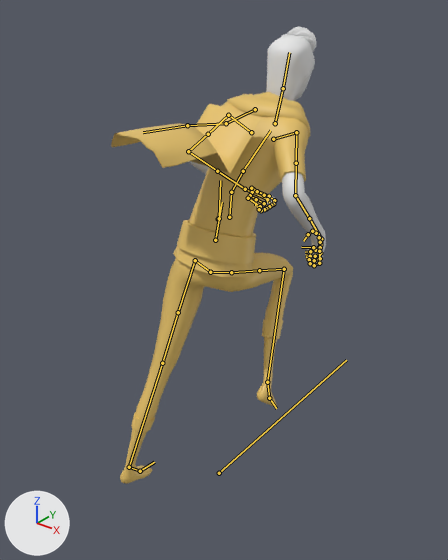
The FBX model 0_Final Exports/ThirdPersonModel + Animation/anim_PlayCh_Run.fbx: old version first, new version second.
The view is the same before and after, from a camera (50 mm lens) standing at (1.51, -1.85, 2.24) and looking at (-0.01, 0.04, 1.06). The lights are fixed; the arrows at lower left show +X, +Y and +Z. Both versions are drawn at frame 13 of the action 'Scene'; the numbers are the values there. The bones that bend it are drawn over the model as lines.

In view in the first picture: 'body.001'.
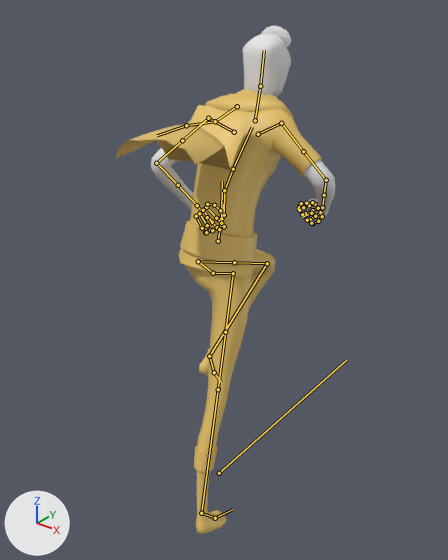
Changed parts and their boxes (x1, y1, x2, y2) in the pictures (448 x 560 px):
'body.001', posed (11% taller): before (111, 27, 326, 484); after (116, 26, 335, 535)
bone 'CTRL_Hips.001', root to tip: before (219, 218) to (220, 180); after (221, 219) to (222, 181)
bone 'DEF_Thigh.L.001', root to tip: before (195, 260) to (178, 312); after (198, 261) to (234, 262)
bone 'DEF_Shin.L.001', root to tip: before (162, 363) to (129, 467); after (267, 263) to (209, 356)
bone 'DEF_Foot.L.001', root to tip: before (129, 467) to (140, 471); after (209, 356) to (214, 372)
bone 'DEF_Toes.L.001', root to tip: before (140, 471) to (154, 462); after (214, 372) to (221, 382)
bone 'DEF_Thigh.R.001', root to tip: before (231, 272) to (259, 270); after (233, 273) to (225, 332)
bone 'DEF_Shin.R.001', root to tip: before (284, 269) to (267, 382); after (218, 389) to (201, 513)
bone 'DEF_Foot.R.001', root to tip: before (267, 382) to (269, 398); after (201, 513) to (215, 518)
bone 'DEF_Toes.R.001', root to tip: before (269, 398) to (276, 408); after (215, 518) to (232, 509)
bone 'DEF_Spine.002', root to tip: before (229, 217) to (231, 192); after (224, 215) to (224, 190)
bone 'DEF_Spine.004', root to tip: before (243, 171) to (270, 130); after (233, 169) to (252, 127)
bone 'DEF_Neck.001', root to tip: before (275, 123) to (283, 88); after (255, 120) to (260, 86)
bone 'DEF_Bicep.L.001', root to tip: before (228, 115) to (208, 134); after (208, 118) to (182, 140)
bone 'DEF_ForeArm.L.001', root to tip: before (188, 151) to (217, 171); after (156, 163) to (178, 185)
bone 'DEF_Hand.L.001', root to tip: before (245, 189) to (254, 193); after (197, 205) to (202, 212)
bone 'DEF_Index.L.003', root to tip: before (274, 200) to (273, 204); after (221, 223) to (224, 226)
bone 'DEF_Middle.L.002', root to tip: before (267, 199) to (271, 205); after (212, 222) to (217, 227)
bone 'DEF_Middle.L.003', root to tip: before (271, 205) to (269, 206); after (217, 227) to (219, 229)
bone 'DEF_Ring.L.003', root to tip: before (266, 208) to (264, 209); after (210, 230) to (212, 230)
bone 'DEF_Pinky.L.002', root to tip: before (260, 206) to (261, 210); after (202, 228) to (205, 232)
bone 'DEF_Thumb.L.001', root to tip: before (251, 188) to (257, 191); after (207, 204) to (214, 205)
bone 'DEF_Thumb.L.002', root to tip: before (257, 191) to (264, 195); after (214, 205) to (220, 210)
bone 'DEF_Bicep.R.001', root to tip: before (296, 132) to (296, 163); after (281, 123) to (303, 151)
bone 'DEF_ForeArm.R.001', root to tip: before (295, 195) to (309, 218); after (326, 180) to (324, 195)
bone 'DEF_Hand.R.001', root to tip: before (321, 239) to (321, 246); after (322, 207) to (319, 209)
bone 'DEF_Index.R.003', root to tip: before (315, 250) to (310, 251); after (303, 207) to (299, 210)
bone 'DEF_Middle.R.003', root to tip: before (315, 256) to (310, 256); after (305, 213) to (302, 214)
bone 'DEF_Middle.R.004', root to tip: before (310, 256) to (305, 254); after (302, 214) to (302, 214)
bone 'DEF_Ring.R.003', root to tip: before (314, 260) to (309, 259); after (310, 219) to (307, 220)
bone 'DEF_Pinky.R.002', root to tip: before (319, 263) to (314, 265); after (318, 221) to (312, 223)
bone 'DEF_Thumb.R.001', root to tip: before (316, 233) to (312, 231); after (312, 202) to (306, 203)
bone 'DEF_Thumb.R.002', root to tip: before (312, 231) to (308, 234); after (306, 203) to (301, 203)
bone 'DEF_Cape.001', root to tip: before (255, 109) to (226, 123); after (237, 106) to (215, 121)
bone 'DEF_Cape.002', root to tip: before (226, 123) to (187, 125); after (215, 121) to (186, 125)
bone 'DEF_Cape.003', root to tip: before (187, 125) to (143, 132); after (186, 125) to (157, 135)

The change in detail:
Bone 'CTRL_Hips.001' (bone_ctrl_hips_001) moves from (-0.006, -0.008, -0.014) to (0.006, -0.008, -0.014).
Bone 'CTRL_Hips.001' (bone_ctrl_hips_001) turns from (-14, 2, -1) to (-14, -2, 1) degrees about its own x, y and z.
Bone 'DEF_Thigh.L.001' (bone_def_thigh_l_001) turns from (-3, -19, 1) to (88, 0, -10) degrees about its own x, y and z.
Bone 'DEF_Shin.L.001' (bone_def_shin_l_001) turns from (5, 0, -1) to (-95, 18, 16) degrees about its own x, y and z.
Bone 'DEF_Foot.L.001' (bone_def_foot_l_001) turns from (-7, 17, -26) to (-21, 2, -29) degrees about its own x, y and z.
Bone 'DEF_Toes.L.001' (bone_def_toes_l_001) turns from (15, -1, -2) to (0, 0, 0) degrees about its own x, y and z.
Bone 'DEF_Thigh.R.001' (bone_def_thigh_r_001) turns from (88, 0, 10) to (-3, 19, -1) degrees about its own x, y and z.
Bone 'DEF_Shin.R.001' (bone_def_shin_r_001) turns from (-95, -18, -16) to (5, 0, 1) degrees about its own x, y and z.
Bone 'DEF_Foot.R.001' (bone_def_foot_r_001) turns from (-21, -2, 29) to (-7, -17, 26) degrees about its own x, y and z.
Bone 'DEF_Toes.R.001' (bone_def_toes_r_001) turns from (0, 0, 0) to (15, 1, 2) degrees about its own x, y and z.
Bone 'DEF_Spine.002' (bone_def_spine_002) moves from (0.015, 0.021, -0.064) to (-0.015, 0.021, -0.064).
Bone 'DEF_Spine.002' (bone_def_spine_002) turns from (-17, -7, 0) to (-17, 7, 0) degrees about its own x, y and z.
Bone 'DEF_Spine.004' (bone_def_spine_004) turns from (0, 3, 0) to (0, -3, 0) degrees about its own x, y and z.
Bone 'DEF_Neck.001' (bone_def_neck_001) turns from (30, 5, 5) to (30, -5, -5) degrees about its own x, y and z.
Bone 'DEF_Bicep.L.001' (bone_def_bicep_l_001) turns from (-30, 19, 11) to (0, 18, 40) degrees about its own x, y and z.
Bone 'DEF_ForeArm.L.001' (bone_def_forearm_l_001) turns from (-59, 0, 0) to (-64, 0, 0) degrees about its own x, y and z.
Bone 'DEF_Hand.L.001' (bone_def_hand_l_001) turns from (-22, -2, -4) to (0, 0, 0) degrees about its own x, y and z.
Bone 'DEF_Index.L.003' (bone_def_index_l_003) turns from (-52, 0, 0) to (-18, 0, 0) degrees about its own x, y and z.
Bone 'DEF_Middle.L.002' (bone_def_middle_l_002) turns from (-36, 0, 0) to (-25, 0, 0) degrees about its own x, y and z.
Bone 'DEF_Middle.L.003' (bone_def_middle_l_003) turns from (-52, 0, 0) to (-30, 0, 0) degrees about its own x, y and z.
Bone 'DEF_Ring.L.003' (bone_def_ring_l_003) turns from (-51, 0, 0) to (-23, 0, 0) degrees about its own x, y and z.
Bone 'DEF_Pinky.L.002' (bone_def_pinky_l_002) turns from (-55, 1, 0) to (-35, 1, 0) degrees about its own x, y and z.
Bone 'DEF_Thumb.L.001' (bone_def_thumb_l_001) turns from (-34, 7, 10) to (-11, 0, 0) degrees about its own x, y and z.
Bone 'DEF_Thumb.L.002' (bone_def_thumb_l_002) turns from (18, 0, 0) to (-15, 1, 5) degrees about its own x, y and z.
Bone 'DEF_Bicep.R.001' (bone_def_bicep_r_001) turns from (0, -18, -40) to (-30, -19, -11) degrees about its own x, y and z.
Bone 'DEF_ForeArm.R.001' (bone_def_forearm_r_001) turns from (-64, 0, 0) to (-59, 0, 0) degrees about its own x, y and z.
Bone 'DEF_Hand.R.001' (bone_def_hand_r_001) turns from (0, 0, 0) to (-22, 2, 4) degrees about its own x, y and z.
Bone 'DEF_Index.R.003' (bone_def_index_r_003) turns from (-18, 0, 0) to (-52, 0, 0) degrees about its own x, y and z.
Bone 'DEF_Middle.R.003' (bone_def_middle_r_003) turns from (-30, 0, 0) to (-52, 0, 0) degrees about its own x, y and z.
Bone 'DEF_Middle.R.004' (bone_def_middle_r_004) turns from (-20, 0, 0) to (-40, 0, 0) degrees about its own x, y and z.
Bone 'DEF_Ring.R.003' (bone_def_ring_r_003) turns from (-23, 0, 0) to (-51, 0, 0) degrees about its own x, y and z.
Bone 'DEF_Pinky.R.002' (bone_def_pinky_r_002) turns from (-35, -1, 0) to (-55, -1, 0) degrees about its own x, y and z.
Bone 'DEF_Thumb.R.001' (bone_def_thumb_r_001) turns from (-11, 0, 0) to (-34, -7, -10) degrees about its own x, y and z.
Bone 'DEF_Thumb.R.002' (bone_def_thumb_r_002) turns from (-15, -1, -5) to (18, 0, 0) degrees about its own x, y and z.
Bone 'DEF_Cape.001' (bone_def_cape_001) turns from (-26, 1, 1) to (-26, -1, -1) degrees about its own x, y and z.
Bone 'DEF_Cape.002' (bone_def_cape_002) turns from (-22, 1, 2) to (-22, -1, -2) degrees about its own x, y and z.
Bone 'DEF_Cape.003' (bone_def_cape_003) turns from (5, 0, 3) to (5, 0, -3) degrees about its own x, y and z.
